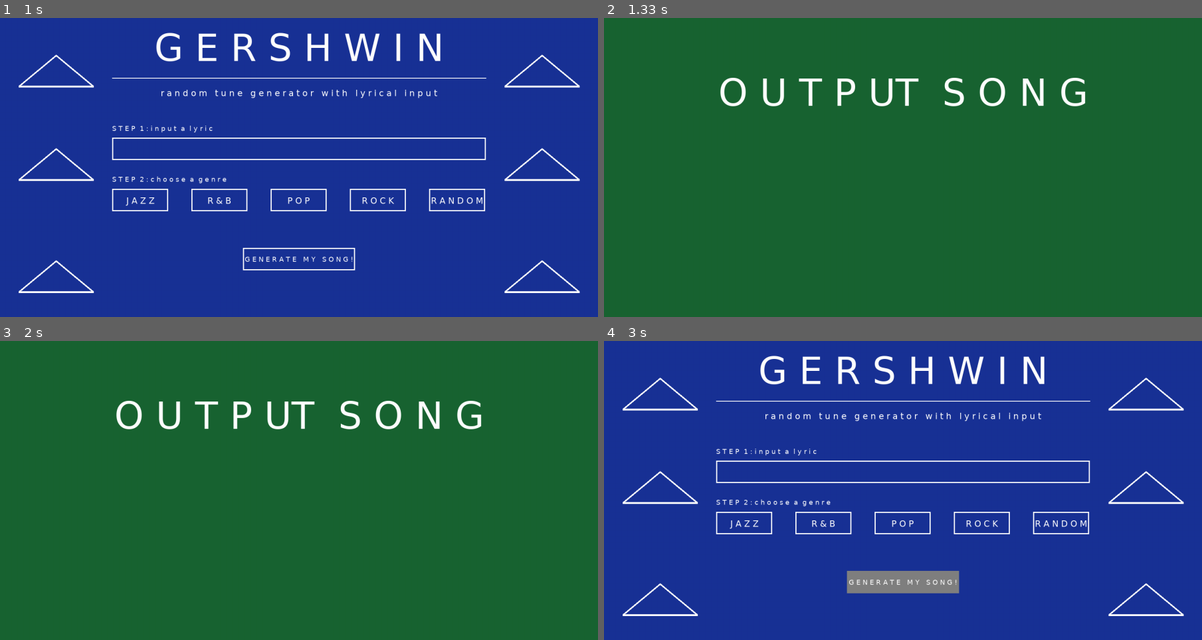
Above: before the commit, frames 1-4 (two rows, left to right).
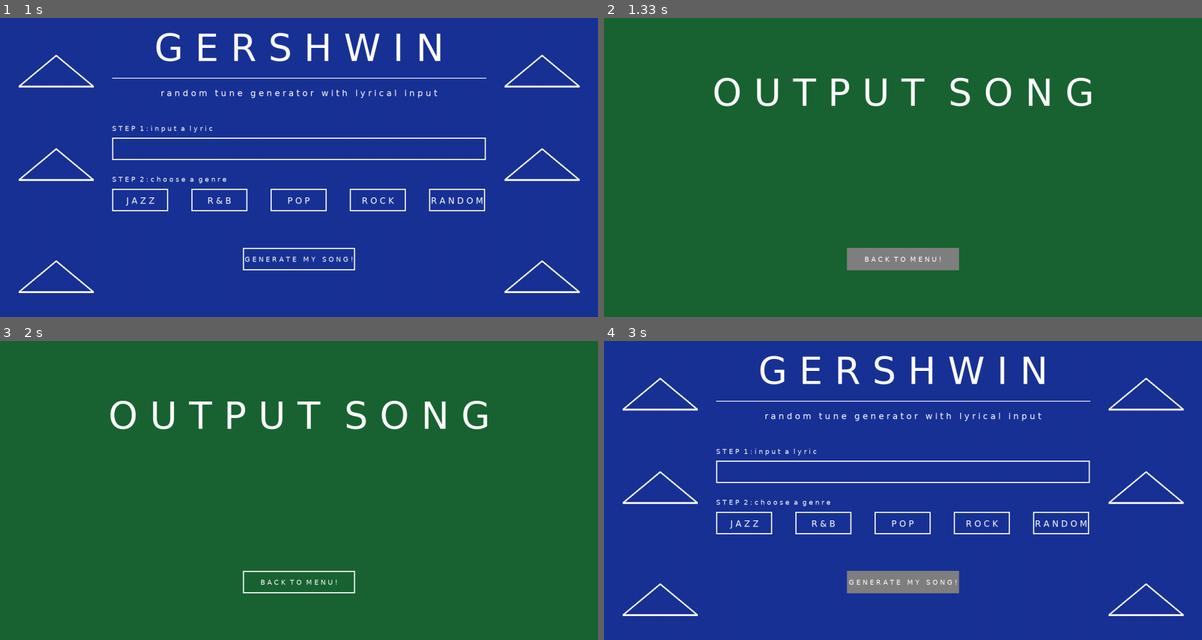
Above: after the commit, the same moments.

Repository: sd19spring/GERSHWIN
Game: pygame game, started from framework.py
Same seed, same stepped clock (60 frames per second), same inputs: the game is played once before the commit and once after it.
Inputs (mouse positions are in pixels of both pictures, inside the frame that each line leads up to):
- Up to frame 1 (1 s): click "J A Z Z" at 0.38 s; click (304, 185) at 0.72 s
- Up to frame 2 (1.33 s): click "G E N E R A T E M Y S O N G !" at 1.05 s
- Up to frame 3 (2 s): click (520, 595) at 1.38 s
- Up to frame 4 (3 s): click (903, 580) at 2.72 s, where only the run after the commit has a clickable "B A C K T O M E N U !"

Frame 1 is identical in both runs. In frame 2, 3.9% of the frame differs, in the area x 18-82%, y 20-85%; in frame 3, 2.8%; in frame 4, nothing differs.

Commit message:
Change buttons so they're only accessed in their scenes, make back button

Diff:
--- a/framework.py
+++ b/framework.py
@@ -1,4 +1,3 @@
-import string
 import pygame
 from pygame.locals import *
 from sys import exit
@@ -137,6 +136,12 @@
                         if a>650 and b>610 and a<950 and b<680:
                         # Move to the next scene when the user pressed Enter
                             self.SwitchToScene(Output())
+                jazz.check_clicked(events)
+                rb.check_clicked(events)
+                pop.check_clicked(events)
+                rock.check_clicked(events)
+                random.check_clicked(events)
+                generate.check_clicked(events)
 
     def Render(self, screen):
 
@@ -210,6 +215,7 @@
                 if a>650 and b>610 and a<950 and b<680:
                 # Move to the next scene when the user pressed Enter
                     self.SwitchToScene(Title())
+            back.check_clicked(events)
 
     def Render(self, screen):
 
@@ -217,11 +223,18 @@
         screen.fill(darkgreen)
 
         #creating title
-        title = bigfont.render('O U T P UT  S O N G', True, white)
+        title = bigfont.render('O U T P U T  S O N G', True, white)
         text_rect = title.get_rect(center=(s_width/2, s_height/4))
         screen.blit(title,text_rect)
 
-
+        (a, b) = pygame.mouse.get_pos()
+        if a > 650 and a < 950 and b > (s_height/1.3) and b < (s_height/1.3)+60:
+            pygame.draw.rect(screen,grey,[650, s_height/1.3,300,60],0)
+        else:
+            pygame.draw.rect(screen,white,[650, s_height/1.3,300,60],3)
+        step3 = smallfont.render('B A C K  T O  M E N U !', True, white)
+        s3_rect = step3.get_rect(center=(s_width/2, s_height/1.24))
+        screen.blit(step3,s3_rect)
 
 class Button():
     '''
@@ -278,48 +291,7 @@
 rock = Button('Rock', (150, 70), coords=(936,450))
 random = Button('Random Genre', (150, 70), coords=(1148,450))
 generate = Button('Generate Music', (300, 70), coords=(650,610))
-
-"""
-SYLLABLE COUNTER
-"""
-
-#initialize the dictionary and open the CMU dictionary file
-pronnunciation_dict = open("syllable_dict.txt", "r")
-words = dict()
-
-#breakdown CMU dictionary and make a new one that gives us just the syllable count
-for word_entry in pronnunciation_dict:
-    word_list = word_entry.split()
-    words[word_list[0]] = "".join(word_list[1:])
-    count = 0
-    for i in range(0, len(words[word_list[0]])):
-        if words[word_list[0]][i] in string.digits:
-            count += 1
-    words[word_list[0]] = count
-
-def word_syllables(word):
-    """
-    this function allows you to input a word and the syllable count is the output
-    """
-    return words.get(word.upper(), 0)
-
-def phrase_syllables(phrase):
-    """
-    this function allows you to imput phrases
-    """
-    phrase_words = phrase.split()
-    count = 0
-    for phrase_word in phrase_words:
-        i = 0
-        while i < len(phrase_word):
-            if string.digits.find(phrase_word[i]) > -1 or string.punctuation.find(phrase_word[i]) > -1:
-                phrase_word = phrase_word[0:i] + phrase_word[i + 1:]
-
-            i += 1
-
-        count += word_syllables(phrase_word)
-
-    return count
+back = Button('Go Back', (300, 70), coords=(650,610))
 #------------------------------------------------------------------#
 
 
@@ -365,12 +337,6 @@
         active_scene.ProcessInput(filtered_events, pressed_keys)
         active_scene.Update()
         active_scene.Render(screen)
-        jazz.check_clicked(filtered_events)
-        rb.check_clicked(filtered_events)
-        pop.check_clicked(filtered_events)
-        rock.check_clicked(filtered_events)
-        random.check_clicked(filtered_events)
-        generate.check_clicked(filtered_events)
 
         active_scene = active_scene.next
 
